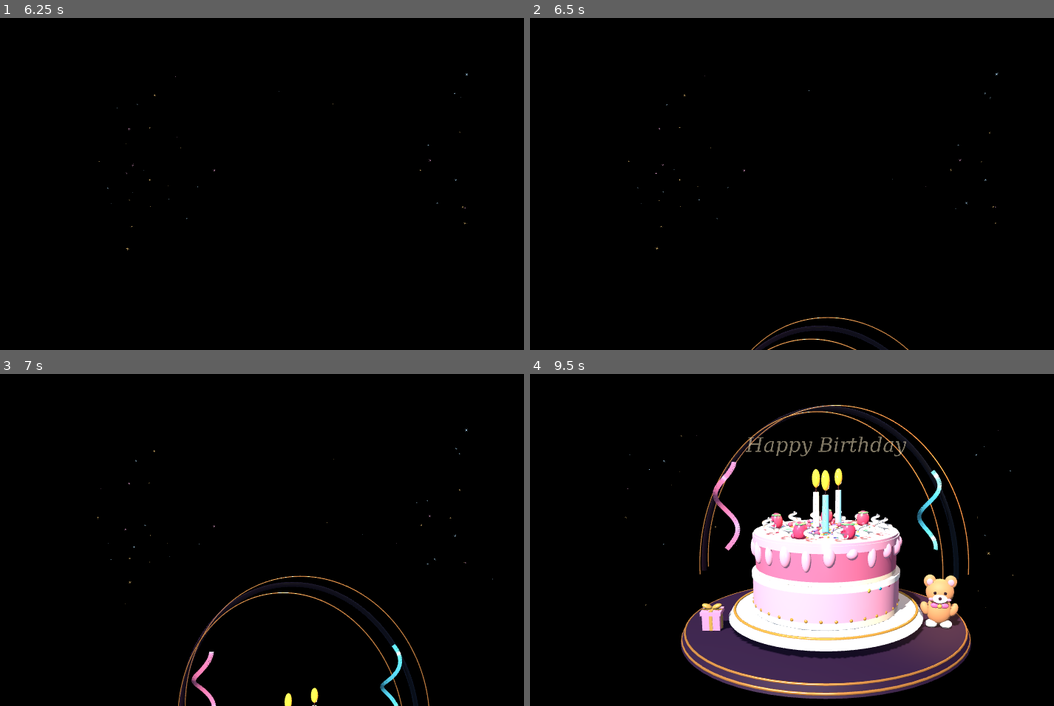
Above: before the commit, frames 1-4 (two rows, left to right).
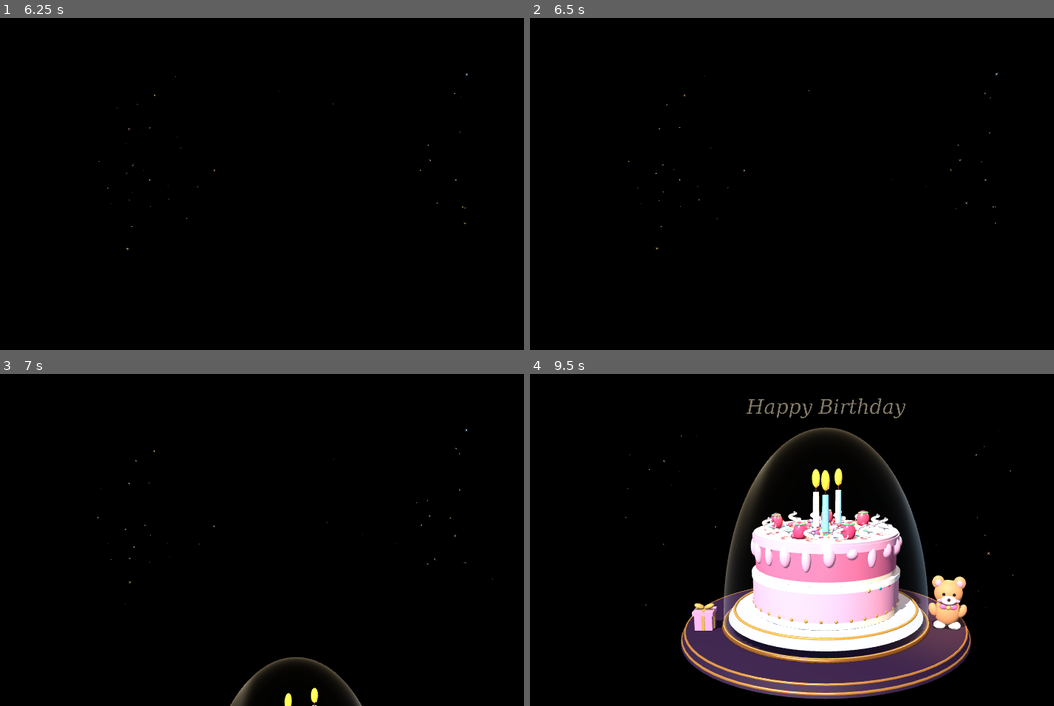
Above: after the commit, the same moments.

Repository: luo8862818-creator/magic_desktop
Game: Godot game, scene res://scenes/main.tscn
Two runs of this game, one before a commit and one after it. Both use one fixed random seed, a clock stepped at 60 frames per second and the inputs below.
Inputs (mouse positions are in pixels of both pictures, inside the frame that each line leads up to):
- Up to frame 1 (6.25 s): move the mouse to (424, 167) at 0.52 s; click (424, 167) at 0.67 s; drag from (178, 200) to (267, 250) at 1.27 s; move the mouse to (356, 110) at 2.02 s; click (356, 110) at 2.17 s; drag from (267, 250) to (120, 134) at 2.77 s; move the mouse to (471, 233) at 3.52 s; click (471, 233) at 3.67 s; drag from (120, 134) to (204, 101) at 4.27 s; move the mouse to (324, 184) at 5.02 s; click (324, 184) at 5.17 s; tap Enter at 5.75 s; drag from (204, 101) to (178, 200) at 5.77 s
- Up to frame 2 (6.5 s): no input
- Up to frame 3 (7 s): move the mouse to (424, 523) at 6.52 s; click (424, 523) at 6.67 s
- Up to frame 4 (9.5 s): drag from (708, 556) to (797, 606) at 7.27 s; move the mouse to (886, 466) at 8.02 s; click (886, 466) at 8.17 s; drag from (797, 606) to (650, 490) at 8.77 s

Frame 1 is identical in both runs. In frame 2, 0.6% of the frame differs, in the area x 42-73%, y 90-100%; in frame 3, 2.3%; in frame 4, 7.2%, in the area x 30-84%, y 7-88%.

Commit message:
Enclose the birthday cake in a gold-rimmed glass bell

Diff:
--- a/engine/scripts/main.gd
+++ b/engine/scripts/main.gd
@@ -31,7 +31,6 @@
 var rng := RandomNumberGenerator.new()
 var warm_rim: OmniLight3D
 var softbox: DirectionalLight3D
-var streamers: Array[MeshInstance3D] = []
 var star_sizes: Array[float] = []
 var backdrop_material: ShaderMaterial
 var balloon_nodes: Array[Node3D] = []
@@ -87,7 +86,7 @@
     var focus := smoothstep(6.65, 8.25, time)
     var reveal := smoothstep(8.55, 10.45, time)
     birthday_label.modulate.a = reveal
-    birthday_label.position.y = 2.14 + reveal * 0.15
+    birthday_label.position.y = 2.81 + reveal * 0.13
     softbox.light_energy = 0.17 + 0.37 * intro + 0.16 * focus
     warm_rim.light_energy = 0.22 + 0.66 * focus
     backdrop_material.set_shader_parameter("arrival", intro)
@@ -114,13 +113,6 @@
         star.position = star_base_positions[index] + Vector3(0.14 * sin(drift), 0.09 * cos(drift * 0.72), 0.09 * sin(drift))
         star.rotation.z = phase + drift * 0.15
         star.scale = Vector3.ONE * maxf(0.0001, intro * star_sizes[index] * twinkle)
-
-    var ribbon_time := maxf(0.0, time - BALLOON_WAVE_END)
-    var motion := smoothstep(0.0, 2.0, ribbon_time)
-    for index in range(streamers.size()):
-        var phase := float(index) * 1.6
-        streamers[index].rotation.z = 0.023 * motion * sin(ribbon_time * 0.65 + phase)
-        streamers[index].position.y = 0.11 * motion * sin(ribbon_time * 0.54 + phase)
 
     for index in range(balloon_nodes.size()):
         var balloon := balloon_nodes[index]
@@ -251,7 +243,6 @@
     _add_candles(candle_white, blue, cream)
     _add_side_decorations(gold, cream, candy_colors)
     _add_strawberries()
-    _add_ribbons()
     _add_floating_stars()
     _add_export_backdrop()
     _add_lighting()
@@ -476,7 +467,7 @@
 func _add_mascot_bear() -> void:
     mascot_root = Node3D.new()
     mascot_root.name = "CuteTeddyMascot"
-    mascot_root.position = Vector3(1.97, -0.89, 0.33)
+    mascot_root.position = Vector3(2.10, -0.89, 0.40)
     cake_platform.add_child(mascot_root)
 
     var fur := _make_material(Color("#c98d62"), 0.0, 0.62)
@@ -561,7 +552,7 @@
 func _add_gift_box() -> void:
     var gift_root := Node3D.new()
     gift_root.name = "TinyBirthdayGift"
-    gift_root.position = Vector3(-1.95, -0.89, 0.47)
+    gift_root.position = Vector3(-2.08, -0.89, 0.47)
     cake_platform.add_child(gift_root)
 
     var gift_pink := _make_material(Color("#f28eb0"), 0.08, 0.30)
@@ -609,68 +600,6 @@
         )
         loop.scale = Vector3(1.0, 0.48, 0.62)
         loop.rotation.z = side * 0.35
-
-
-func _add_ribbons() -> void:
-    var pink := _make_material(Color("#f28ab5"), 0.42, 0.22, Color("#f28ab5"), 0.16)
-    var cyan := _make_material(Color("#67d7ed"), 0.48, 0.18, Color("#67d7ed"), 0.18)
-    var gold := _make_material(Color("#f6c56e"), 0.72, 0.20, Color("#ffcf75"), 0.22)
-
-    var left_points: Array[Vector3] = []
-    var right_points: Array[Vector3] = []
-    for index in range(90):
-        var t := float(index) / 89.0
-        var angle := t * TAU * 1.25
-        left_points.append(Vector3(
-            -2.14 + 0.22 * sin(angle),
-            -0.05 + t * 1.85,
-            -2.0 + 0.20 * cos(angle)
-        ))
-        right_points.append(Vector3(
-            2.25 + 0.20 * sin(angle + 1.2),
-            0.02 + t * 1.72,
-            -2.2 + 0.20 * cos(angle + 1.2)
-        ))
-
-    _add_ribbon_mesh(left_points, 0.105, pink, "FloatingPinkRibbon")
-    _add_ribbon_mesh(right_points, 0.095, cyan, "FloatingBlueRibbon")
-
-
-
-func _add_ribbon_mesh(points: Array[Vector3], width: float, material: Material, node_name: String) -> void:
-    var surface := SurfaceTool.new()
-    surface.begin(Mesh.PRIMITIVE_TRIANGLES)
-
-    for index in range(points.size() - 1):
-        var tangent := (points[index + 1] - points[index]).normalized()
-        var side := tangent.cross(Vector3.FORWARD).normalized()
-        if side.length() < 0.01:
-            side = Vector3.RIGHT
-        side *= width * 0.5
-
-        var a := points[index] - side
-        var b := points[index] + side
-        var c := points[index + 1] - side
-        var d := points[index + 1] + side
-
-        surface.add_vertex(a)
-        surface.add_vertex(b)
-        surface.add_vertex(c)
-        surface.add_vertex(b)
-        surface.add_vertex(d)
-        surface.add_vertex(c)
-
-    surface.generate_normals()
-    var mesh := surface.commit()
-    var ribbon := MeshInstance3D.new()
-    ribbon.name = node_name
-    ribbon.mesh = mesh
-    ribbon.material_override = material
-    if material is StandardMaterial3D:
-        var ribbon_material := material as StandardMaterial3D
-        ribbon_material.cull_mode = BaseMaterial3D.CULL_DISABLED
-    cake_platform.add_child(ribbon)
-    streamers.append(ribbon)
 
 
 func _add_floating_stars() -> void:
@@ -869,7 +798,7 @@
     birthday_label.modulate = Color("#f4d7a2")
     birthday_label.outline_size = 0
     birthday_label.billboard = BaseMaterial3D.BILLBOARD_ENABLED
-    birthday_label.position = Vector3(0.0, 2.14, -0.22)
+    birthday_label.position = Vector3(0.0, 2.81, -0.42)
     add_child(birthday_label)
 
 
@@ -943,31 +872,67 @@
     _add_torus(cake_platform, "DaisBrassInlay", 2.45, 2.49, 0.024, -0.907, brass)
     _add_torus(cake_platform, "DaisLowerInlay", 2.49, 2.54, 0.019, -1.016, brass)
 
-    var crystal := ShaderMaterial.new()
+    _add_bell_cloche()
+
+
+func _add_bell_cloche() -> void:
+    const RADIUS := 1.82
+    const HEIGHT := 3.38
+    const BASE_Y := -0.88
+    const ROWS := 44
+    const SEGMENTS := 96
+    var surface := SurfaceTool.new()
+    surface.begin(Mesh.PRIMITIVE_TRIANGLES)
+    for row in range(ROWS + 1):
+        var theta := PI * 0.5 * float(row) / float(ROWS)
+        for segment in range(SEGMENTS + 1):
+            var azimuth := TAU * float(segment) / float(SEGMENTS)
+            var radial := Vector3(cos(azimuth), 0.0, sin(azimuth))
+            surface.set_normal((radial * sin(theta) / RADIUS + Vector3.UP * cos(theta) / HEIGHT).normalized())
+            surface.add_vertex(radial * (RADIUS * sin(theta)) + Vector3.UP * (BASE_Y + HEIGHT * cos(theta)))
+    for row in range(ROWS):
+        for segment in range(SEGMENTS):
+            var a := row * (SEGMENTS + 1) + segment
+            var b := a + SEGMENTS + 1
+            if row > 0:
+                surface.add_index(a)
+                surface.add_index(b)
+                surface.add_index(a + 1)
+            surface.add_index(a + 1)
+            surface.add_index(b)
+            surface.add_index(b + 1)
+
+    var glass := ShaderMaterial.new()
     var shader := Shader.new()
     shader.code = """
 shader_type spatial;
-render_mode blend_mix, depth_draw_never;
+render_mode unshaded, blend_mix, depth_draw_never, cull_back;
 void fragment() {
-    float edge = pow(1.0 - max(0.0, dot(normalize(NORMAL), normalize(VIEW))), 2.1);
-    ALBEDO = mix(vec3(0.25, 0.43, 0.64), vec3(0.68, 0.40, 0.71), UV.y);
-    ROUGHNESS = 0.23;
-    EMISSION = ALBEDO * edge * 0.24;
-    ALPHA = 0.11 + 0.37 * edge;
+    vec3 normal = normalize(NORMAL);
+    float facing = clamp(dot(normal, normalize(VIEW)), 0.0, 1.0);
+    float fresnel = pow(1.0 - facing, 3.4);
+    float warm = exp(-pow((normal.x + 0.77) * 12.0, 2.0))
+        * smoothstep(0.08, 0.63, normal.y);
+    float cool = exp(-pow((normal.x - 0.88) * 15.0, 2.0))
+        * smoothstep(-0.15, 0.45, normal.y);
+    vec3 tint = mix(vec3(0.54, 0.70, 0.90), vec3(0.96, 0.76, 0.50),
+        smoothstep(-0.10, 0.64, normal.y - normal.x * 0.24));
+    ALBEDO = mix(tint, vec3(1.0, 0.87, 0.66), warm * 0.54);
+    ALPHA = 0.008 + 0.57 * fresnel + 0.18 * warm + 0.12 * cool;
 }
 """
-    crystal.shader = shader
-    for index in range(3):
-        var path := Curve3D.new()
-        var radius := 2.92 + float(index) * 0.20
-        for segment in range(81):
-            var angle := PI * float(segment) / 80.0
-            path.add_point(Vector3(
-                cos(angle) * radius + float(index - 1) * 0.21,
-                -0.93 + sin(angle) * (3.89 + float(index) * 0.10),
-                -2.85 - float(index) * 0.39 + cos(angle) * 0.41
-            ))
-        _add_tube(cake_platform, "GalleryArch_%d" % index, path, 0.058 if index == 1 else 0.014, crystal if index == 1 else brass)
+    glass.shader = shader
+    var dome := MeshInstance3D.new()
+    dome.name = "GoldRimGlassCloche"
+    dome.mesh = surface.commit()
+    dome.material_override = glass
+    dome.cast_shadow = GeometryInstance3D.SHADOW_CASTING_SETTING_OFF
+    cake_platform.add_child(dome)
+
+    var bronze := _make_material(Color("#a16a3d"), 0.60, 0.29, Color("#ab6835"), 0.12)
+    var gold := _make_material(Color("#dfae66"), 0.52, 0.22, Color("#d7a364"), 0.25)
+    _add_torus(cake_platform, "ClocheBronzeSeat", 1.77, 1.86, 0.03, BASE_Y, bronze)
+    _add_torus(cake_platform, "ClocheGoldLip", 1.805, 1.84, 0.016, BASE_Y + 0.029, gold)
 
 
 func _add_tube(parent: Node3D, title: String, path: Curve3D, radius: float, material: Material) -> void:
